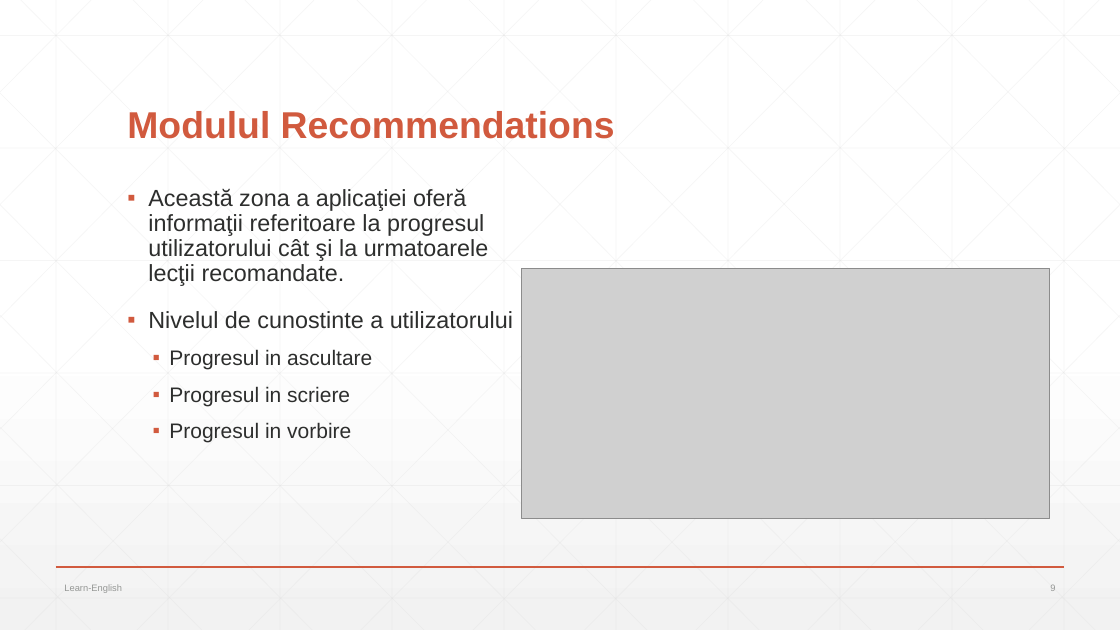
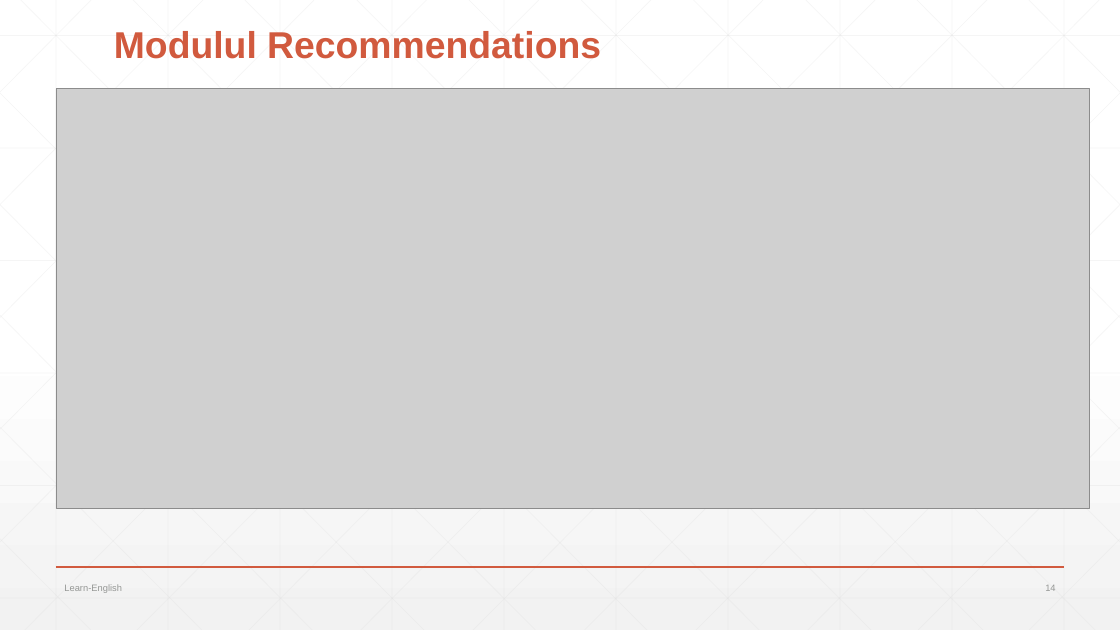
Before and after one commit to natalia031147/LearnEnglish, a slide deck: slide 14 of Prezentarea si Lucrarea scrisa/LEARN-ENGLISH-Prezentarea-Tasca Natalia.pptx (slide 9 before the commit). Drawn at 1120x630 pixels with LibreOffice and Linux fonts; fonts in the diff are those of the drawing; grey boxes stand for pictures. Boxes give left, top, right and bottom in pixels: in the first picture for what was removed or moved away, otherwise in the second. Text is boxed around its words. In the diff, an @@ line names an element or a change of style, - is before the commit and + after.

```diff
--- a/Prezentarea si Lucrarea scrisa/LEARN-ENGLISH-Prezentarea-Tasca Natalia.pptx
+++ b/Prezentarea si Lucrarea scrisa/LEARN-ENGLISH-Prezentarea-Tasca Natalia.pptx
@@ title "Modulul Recommendations": place and size @@
-title "Modulul Recommendations" at (127, 111, 615, 139)
+title "Modulul Recommendations" at (114, 31, 601, 59)
@@ picture added at (56, 88, 1090, 508) @@
@@ text removed at (148, 188, 513, 443) @@
-▪ Această zona a aplicaţiei oferă informaţii referitoare la progresul utilizatorului cât şi la urmatoarele lecţii recomandate.
-▪ Nivelul de cunostinte a utilizatorului
-  ▪ Progresul in ascultare
-  ▪ Progresul in scriere
-  ▪ Progresul in vorbire
@@ picture removed at (522, 268, 1050, 518) @@
@@ page number at (1045, 585, 1055, 591): text changed @@
-9
+14
```
Also in this commit, not shown: 7 other slides changed, 11 slides added, 4 slides removed, 11 other files.
